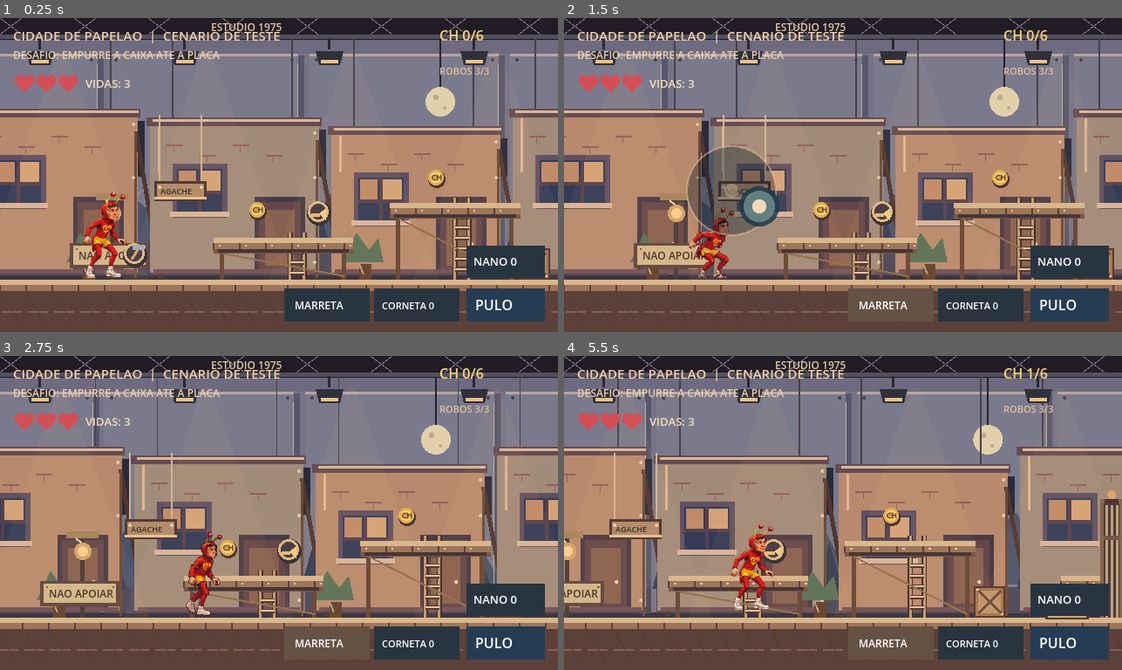
Above: before the commit, frames 1-4 (two rows, left to right).
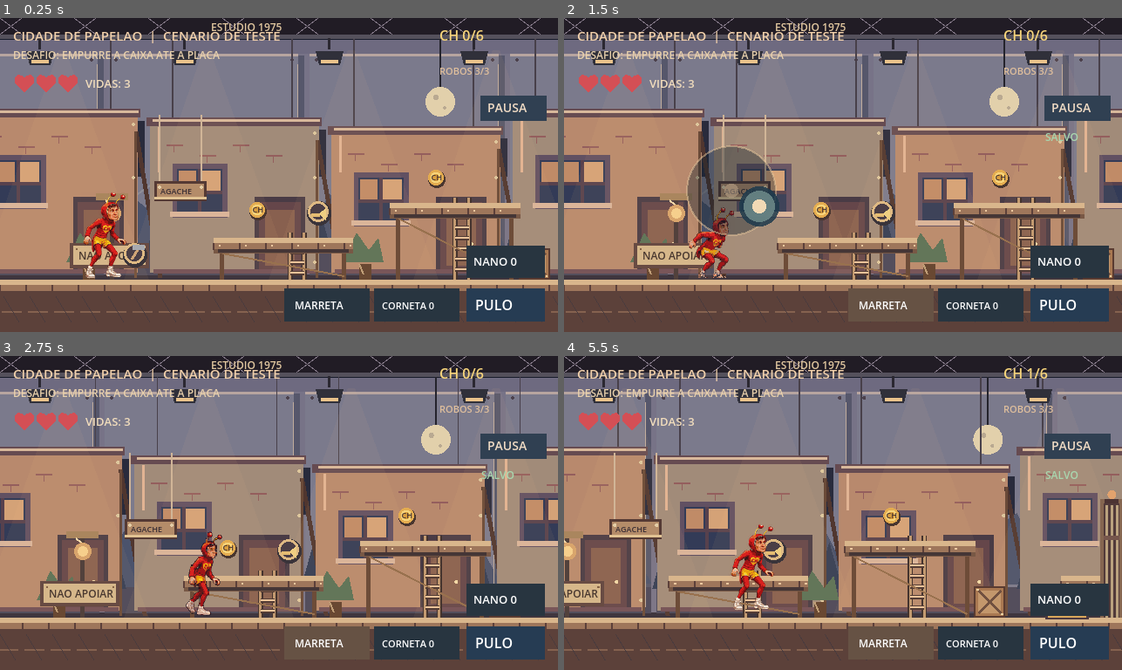
Above: after the commit, the same moments.

Repository: integro-app/chapolin-adventures
Game: Godot game, scene res://scenes/main.tscn
The game is run twice, just before and just after one commit, with the same random seed, the same clock (stepped at 60 frames per second) and the same inputs.
Inputs (mouse positions are in pixels of both pictures, inside the frame that each line leads up to):
- Up to frame 1 (0.25 s): no input
- Up to frame 2 (1.5 s): tap Enter (ui_accept) at 0.5, 0.77 s; move the mouse to (965, 159) at 0.52 s; hold Right (ui_right) 0.53-1.25 s; click (965, 159) at 0.67 s; drag from (731, 190) to (815, 237) at 1.27 s
- Up to frame 3 (2.75 s): move the mouse to (334, 443) at 2.02 s; hold Right (ui_right) from 2.03 s (still down)
- Up to frame 4 (5.5 s): release Right (ui_right) at 2.75 s; drag from (815, 575) to (675, 465) at 2.77 s; move the mouse to (1010, 560) at 3.52 s; hold Left (ui_left) 3.53-4.25 s; tap Enter (ui_accept) at 3.77 s; drag from (675, 465) to (759, 434) at 4.27 s; move the mouse to (870, 513) at 5.02 s; hold Down (ui_down) from 5.03 s (still down); click (870, 513) at 5.17 s

The runs differ from the first frame. In frame 1, 0.9% of the frame differs, in the area x 86-98%, y 24-33%; in frame 2, 1.0%; in frame 3, 1.0%; in frame 4, 1.0%, in the area x 86-98%, y 24-40%.

Commit message:
Adiciona painel de pausa com inventario e botoes continuar e reiniciar a fase

Diff:
--- a/scripts/main.gd
+++ b/scripts/main.gd
@@ -1092,6 +1092,8 @@
 		_draw_chapolin()
 	draw_set_transform(Vector2.ZERO, 0.0, Vector2.ONE)
 	_draw_controls()
+	if pause_menu_open:
+		_draw_pause_inventory()
 	if stage_complete:
 		_draw_finish_screen()
 	elif game_over:
@@ -1529,6 +1531,24 @@
 		dest.position.y += 4.0
 	draw_texture_rect_region(sprite, dest, region, Color.WHITE, false, true)
 
+func _draw_pause_inventory() -> void:
+	# Inventario consultavel durante a pausa, sem cobrir o direcional em jogo.
+	draw_rect(Rect2(0.0, 0.0, 640.0, 360.0), Color(0.07, 0.08, 0.11, 0.83))
+	draw_rect(Rect2(82.0, 45.0, 476.0, 264.0), Color("#332d39"))
+	draw_rect(Rect2(88.0, 51.0, 464.0, 252.0), Color("#51404a"))
+	draw_string(ThemeDB.fallback_font, Vector2(240.0, 84.0), "JOGO PAUSADO", HORIZONTAL_ALIGNMENT_LEFT, -1, 23, Color("#f6d2a0"))
+	draw_string(ThemeDB.fallback_font, Vector2(122.0, 119.0), "INVENTARIO", HORIZONTAL_ALIGNMENT_LEFT, -1, 16, Color("#f6d2a0"))
+	draw_string(ThemeDB.fallback_font, Vector2(122.0, 150.0), "MARRETA: " + ("COLETADA" if hammer_unlocked else "NAO COLETADA"), HORIZONTAL_ALIGNMENT_LEFT, -1, 14, Color.WHITE)
+	draw_string(ThemeDB.fallback_font, Vector2(122.0, 179.0), "CORNETA: %d CARGAS" % horn_charges, HORIZONTAL_ALIGNMENT_LEFT, -1, 14, Color.WHITE)
+	draw_string(ThemeDB.fallback_font, Vector2(122.0, 208.0), "NANICOLINA: %d USOS" % nano_charges, HORIZONTAL_ALIGNMENT_LEFT, -1, 14, Color.WHITE)
+	draw_string(ThemeDB.fallback_font, Vector2(340.0, 148.0), "MEDALHAS: %d/%d" % [medal_count, medals.size()], HORIZONTAL_ALIGNMENT_LEFT, -1, 13, Color("#ead59d"))
+	draw_string(ThemeDB.fallback_font, Vector2(340.0, 179.0), "VIDAS: %d" % lives, HORIZONTAL_ALIGNMENT_LEFT, -1, 13, Color("#f3e1ce"))
+	draw_string(ThemeDB.fallback_font, Vector2(340.0, 208.0), "CHECKPOINT: " + ("SIM" if checkpoint_active else "NAO"), HORIZONTAL_ALIGNMENT_LEFT, -1, 12, Color("#c7dfcb"))
+	draw_rect(Rect2(140.0, 251.0, 166.0, 43.0), Color("#466856"))
+	draw_rect(Rect2(332.0, 251.0, 166.0, 43.0), Color("#84604b"))
+	draw_string(ThemeDB.fallback_font, Vector2(177.0, 279.0), "CONTINUAR", HORIZONTAL_ALIGNMENT_LEFT, -1, 17, Color.WHITE)
+	draw_string(ThemeDB.fallback_font, Vector2(357.0, 279.0), "REINICIAR FASE", HORIZONTAL_ALIGNMENT_LEFT, -1, 15, Color.WHITE)
+
 func _draw_health_hud() -> void:
 	# Tres coracoes indicam resistencia; vidas sao tentativas inteiras.
 	for i in range(MAX_HEALTH):
@@ -1593,6 +1613,11 @@
 		draw_string(ThemeDB.fallback_font, Vector2(504.0, 47.0), "CHECKPOINT", HORIZONTAL_ALIGNMENT_LEFT, -1, 11, Color("#9ddea8"))
 	draw_string(ThemeDB.fallback_font, Vector2(504.0, 65.0), "ROBOS %d/%d" % [enemy_active.size() - enemy_active.count(false), enemy_active.size()], HORIZONTAL_ALIGNMENT_LEFT, -1, 11, Color("#e0bf9c"))
 	_draw_health_hud()
+	if not stage_complete and not game_over:
+		draw_rect(Rect2(551.0, 89.0, 76.0, 29.0), Color("#304052"))
+		draw_string(ThemeDB.fallback_font, Vector2(559.0, 108.0), "PAUSA", HORIZONTAL_ALIGNMENT_LEFT, -1, 14, Color("#f0dbc4"))
+	if save_notice_time > 0.0 and not pause_menu_open:
+		draw_string(ThemeDB.fallback_font, Vector2(552.0, 141.0), "SALVO", HORIZONTAL_ALIGNMENT_LEFT, -1, 12, Color("#a8d6ae"))
 
 func _input(event: InputEvent) -> void:
 	# Android editor can deliver touch events or mouse events emulated from touch.
@@ -1621,6 +1646,20 @@
 			_pointer_moved(motion_event.position, MOUSE_POINTER_ID)
 
 func _pointer_pressed(pos: Vector2, pointer_id: int) -> void:
+	if pause_menu_open:
+		if Rect2(140.0, 251.0, 166.0, 43.0).has_point(pos):
+			pause_menu_open = false
+		elif Rect2(332.0, 251.0, 166.0, 43.0).has_point(pos):
+			_restart_stage()
+		queue_redraw()
+		return
+	if not stage_complete and not game_over and Rect2(551.0, 89.0, 76.0, 29.0).has_point(pos):
+		pause_menu_open = true
+		_release_joystick()
+		jump_requested = false
+		_save_game()
+		queue_redraw()
+		return
 	# The left half is an invisible floating joystick activation zone.
 	if joystick_touch_id == -1 and pos.x >= 0.0 and pos.x <= 320.0 and pos.y >= 90.0 and pos.y <= 360.0:
 		joystick_touch_id = pointer_id
